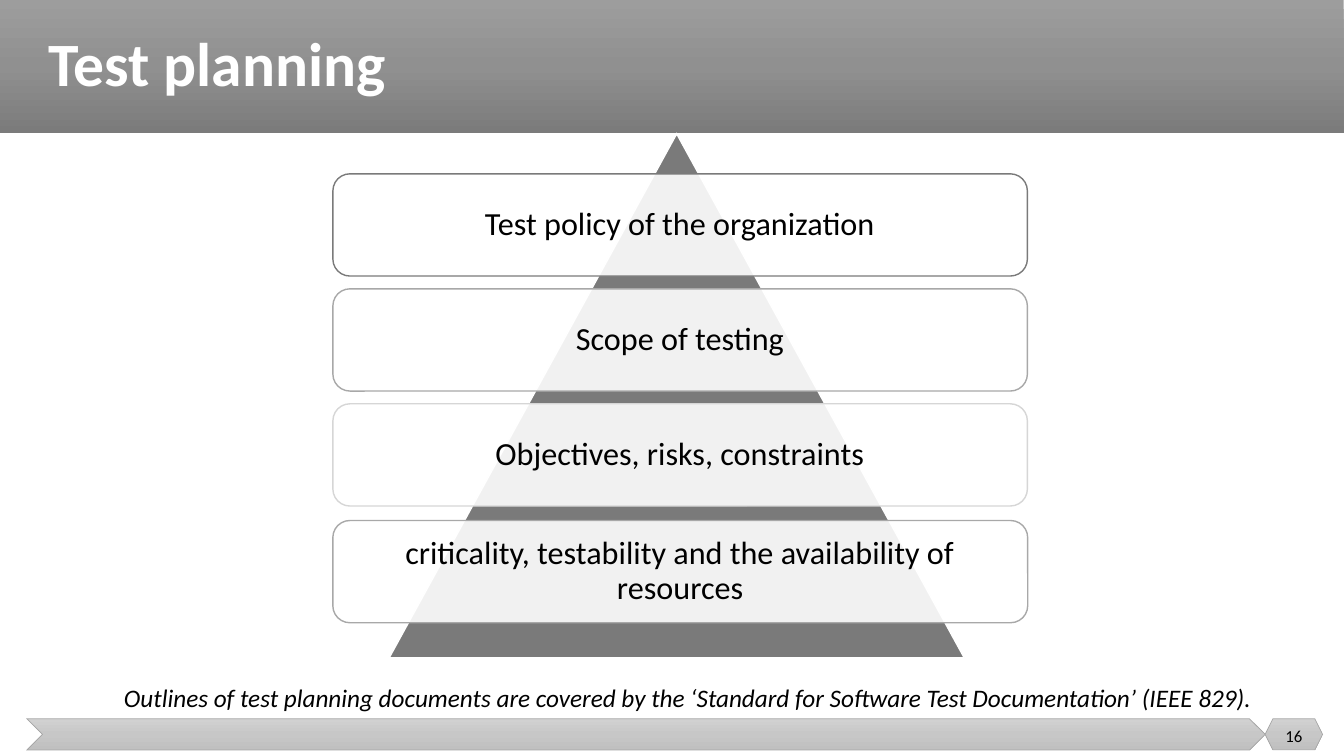
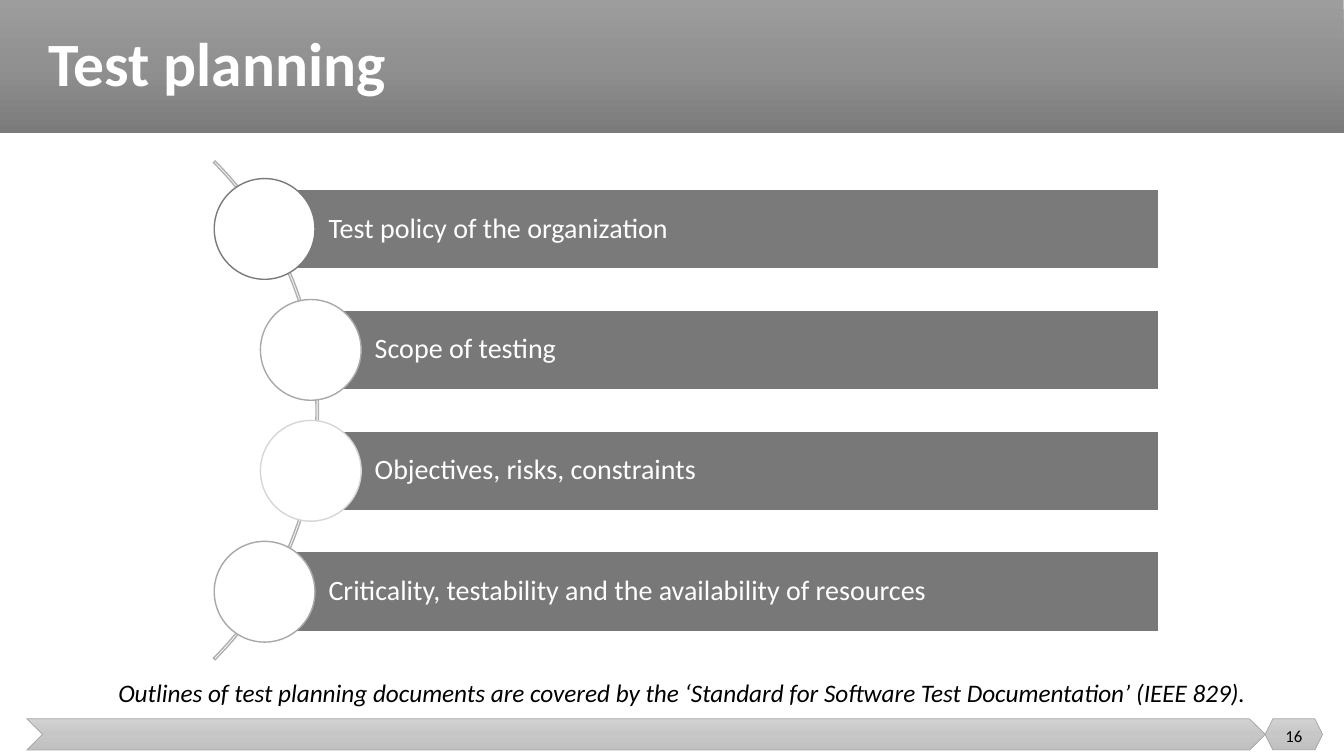
Before and after one commit to malenezi/malenezi, a slide deck: slide 16 of SE401/Lectures/5-Test Management/Test Management.pptx. Drawn at 1344x756 pixels with LibreOffice and Linux fonts; fonts in the diff are those of the drawing. Boxes give left, top, right and bottom in pixels: in the first picture for what was removed or moved away, otherwise in the second. Text is boxed around its words. In the diff, an @@ line names an element or a change of style, - is before the commit and + after.

```diff
--- a/SE401/Lectures/5-Test Management/Test Management.pptx
+++ b/SE401/Lectures/5-Test Management/Test Management.pptx
@@ text "Test policy of the organization": place and size @@
-text "Test policy of the organization" at [485,212,874,241]
+text "Test policy of the organization" at [329,218,667,243]
@@ text "Outlines of test planning documents ...": place and size @@
-text "Outlines of test planning documents ..." at [124,688,1250,712]
+text "Outlines of test planning documents ..." at [118,683,1245,707]
@@ text "Scope of testing": place and size @@
-text "Scope of testing" at [576,328,784,356]
+text "Scope of testing" at [375,338,556,363]
@@ size 23 to 20 pt, text colour #000000 to #FFFFFF; alignment centre to left; less space between paragraphs in 3 elements at [329,218,667,243], [375,338,556,363], [375,459,696,484] @@
@@ text "Objectives, risks, constraints": place and size @@
-text "Objectives, risks, constraints" at [495,442,864,471]
+text "Objectives, risks, constraints" at [375,459,696,484]
@@ group removed at [333,134,1027,658]: 4 rounded rectangles, 1 triangle @@
@@ group added at [0,57,1159,756]: 4 rectangles, 4 ellipses, 1 arch (boxed as its full ring) @@
@@ text at [329,580,926,605]: text changed; size 23 to 20 pt; text colour #000000 to #FFFFFF @@
-criticality, testability and the availability of resources
+Criticality, testability and the availability of resources
```
Also in this commit, not shown: 20 other slides changed, 2 slides removed, 2 other files.
